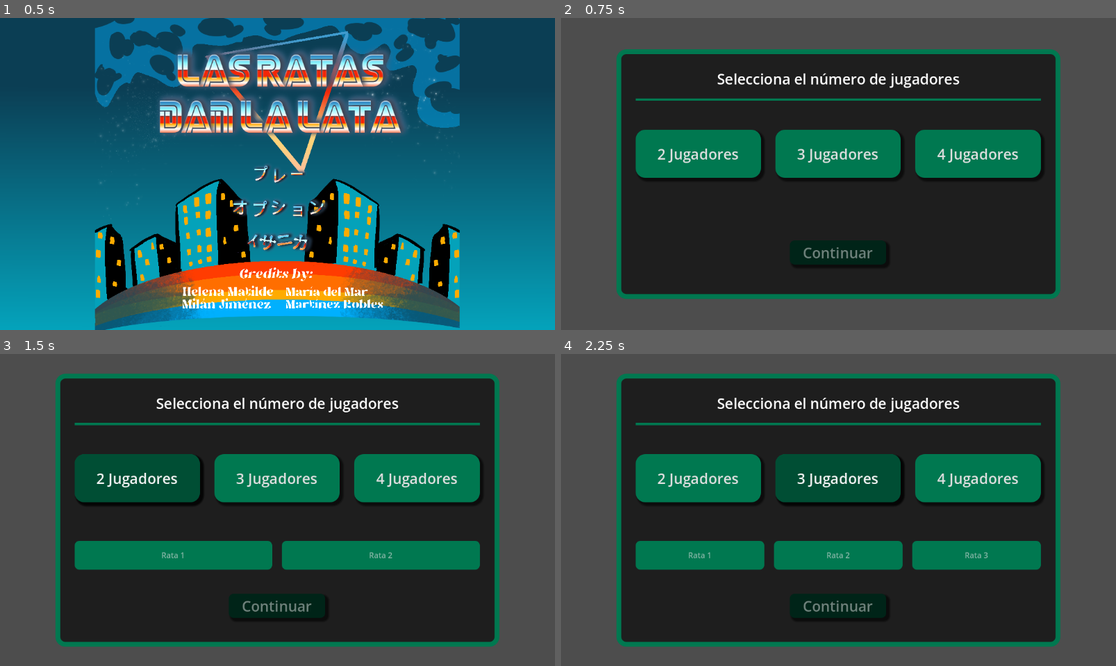
Above: before the commit, frames 1-4 (two rows, left to right).
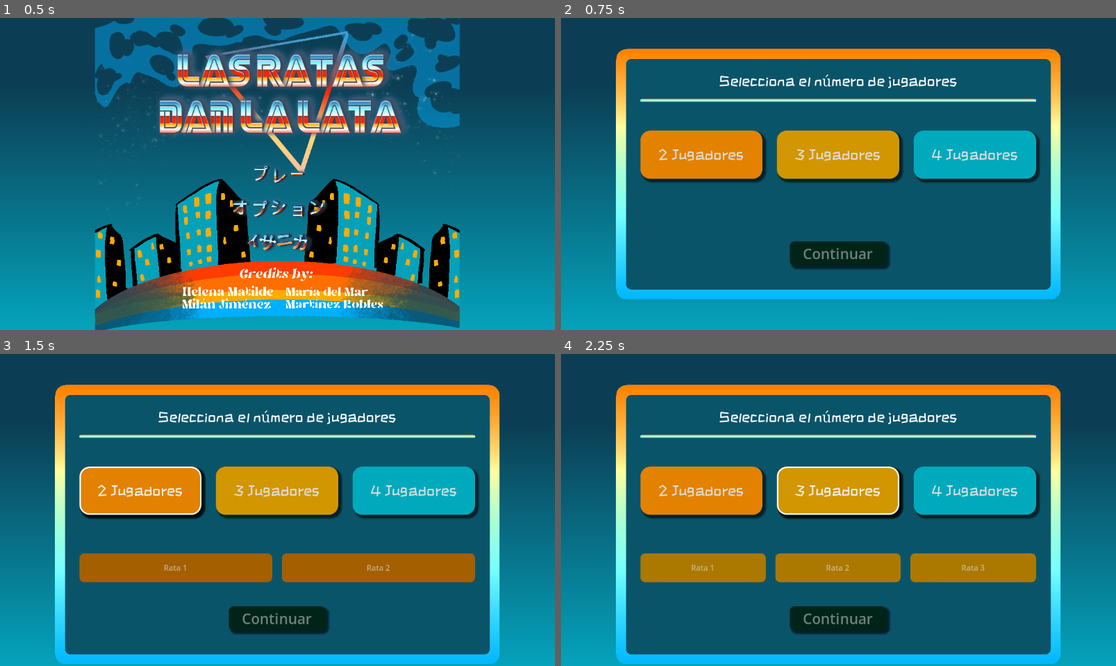
Above: after the commit, the same moments.

Repository: mamRobles/Las_ratas_dan_la_lata
Game: Godot game, scene res://Inicio/Scenes/MDI.tscn
Two runs of this game, one before a commit and one after it. Both use one fixed random seed, a clock stepped at 60 frames per second and the inputs below.
Inputs (mouse positions are in pixels of both pictures, inside the frame that each line leads up to):
- Up to frame 1 (0.5 s): no input
- Up to frame 2 (0.75 s): click (838, 174) at 0.5 s
- Up to frame 3 (1.5 s): click "2 Jugadores" at 1.25 s
- Up to frame 4 (2.25 s): click "3 Jugadores" at 2 s

Frame 1 is identical in both runs. In frame 2, 99% of the frame differs, in the area x 0-100%, y 0-100%; in frame 3, 99%; in frame 4, 99%.

Commit message:
Estética de scj y cambiado el problema del text input, ahora se pone lo que hayas escrito en el input y nada más, y solo te deja continuar si pones algo en todos

Diff:
--- /dev/null
+++ b/Inicio/SCJ2jugadoresFocus.tres
@@ -0,0 +1,15 @@
+[gd_resource type="StyleBoxFlat" format=3 uid="uid://dnshdqyfowjc1"]
+
+[resource]
+bg_color = Color(0.890196, 0.509804, 0, 1)
+border_width_left = 3
+border_width_top = 3
+border_width_right = 3
+border_width_bottom = 3
+border_color = Color(1, 1, 1, 1)
+corner_radius_top_left = 20
+corner_radius_top_right = 20
+corner_radius_bottom_right = 20
+corner_radius_bottom_left = 20
+shadow_size = 5
+shadow_offset = Vector2(5, 5)
--- /dev/null
+++ b/Inicio/SCJ2jugadoresHover.tres
@@ -0,0 +1,10 @@
+[gd_resource type="StyleBoxFlat" format=3 uid="uid://7hyp1rmifdgn"]
+
+[resource]
+bg_color = Color(0.643137, 0.372549, 0, 1)
+corner_radius_top_left = 20
+corner_radius_top_right = 20
+corner_radius_bottom_right = 20
+corner_radius_bottom_left = 20
+shadow_size = 5
+shadow_offset = Vector2(5, 5)
--- /dev/null
+++ b/Inicio/SCJ2jugadoresNormal.tres
@@ -0,0 +1,10 @@
+[gd_resource type="StyleBoxFlat" format=3 uid="uid://quefu42ydcfb"]
+
+[resource]
+bg_color = Color(0.889534, 0.510515, 1.92523e-06, 1)
+corner_radius_top_left = 20
+corner_radius_top_right = 20
+corner_radius_bottom_right = 20
+corner_radius_bottom_left = 20
+shadow_size = 5
+shadow_offset = Vector2(5, 5)
--- /dev/null
+++ b/Inicio/SCJ2jugadoresPressedtres.tres
@@ -0,0 +1,15 @@
+[gd_resource type="StyleBoxFlat" format=3 uid="uid://bicqyblk1cml8"]
+
+[resource]
+bg_color = Color(0.890196, 0.509804, 0, 1)
+border_width_left = 3
+border_width_top = 3
+border_width_right = 3
+border_width_bottom = 3
+border_color = Color(1, 1, 1, 1)
+corner_radius_top_left = 20
+corner_radius_top_right = 20
+corner_radius_bottom_right = 20
+corner_radius_bottom_left = 20
+shadow_size = 5
+shadow_offset = Vector2(5, 5)
--- /dev/null
+++ b/Inicio/SCJ3jugadoresFocus.tres
@@ -0,0 +1,15 @@
+[gd_resource type="StyleBoxFlat" format=3 uid="uid://88ajiona10oy"]
+
+[resource]
+bg_color = Color(0.82, 0.587667, 0, 1)
+border_width_left = 3
+border_width_top = 3
+border_width_right = 3
+border_width_bottom = 3
+border_color = Color(1, 1, 1, 1)
+corner_radius_top_left = 20
+corner_radius_top_right = 20
+corner_radius_bottom_right = 20
+corner_radius_bottom_left = 20
+shadow_size = 5
+shadow_offset = Vector2(5, 5)
--- /dev/null
+++ b/Inicio/SCJ3jugadoresHover.tres
@@ -0,0 +1,10 @@
+[gd_resource type="StyleBoxFlat" format=3 uid="uid://dbjcptanntae7"]
+
+[resource]
+bg_color = Color(0.669378, 0.472862, 3.85046e-07, 1)
+corner_radius_top_left = 20
+corner_radius_top_right = 20
+corner_radius_bottom_right = 20
+corner_radius_bottom_left = 20
+shadow_size = 5
+shadow_offset = Vector2(5, 5)
--- /dev/null
+++ b/Inicio/SCJ3jugadoresNormal.tres
@@ -0,0 +1,10 @@
+[gd_resource type="StyleBoxFlat" format=3 uid="uid://bcbdt631yhd7f"]
+
+[resource]
+bg_color = Color(0.819608, 0.588235, 0, 1)
+corner_radius_top_left = 20
+corner_radius_top_right = 20
+corner_radius_bottom_right = 20
+corner_radius_bottom_left = 20
+shadow_size = 5
+shadow_offset = Vector2(5, 5)
--- /dev/null
+++ b/Inicio/SCJ3jugadoresPressedtres.tres
@@ -0,0 +1,15 @@
+[gd_resource type="StyleBoxFlat" format=3 uid="uid://csn8lopkh5rrq"]
+
+[resource]
+bg_color = Color(0.819608, 0.588235, 0, 1)
+border_width_left = 3
+border_width_top = 3
+border_width_right = 3
+border_width_bottom = 3
+border_color = Color(1, 1, 1, 1)
+corner_radius_top_left = 20
+corner_radius_top_right = 20
+corner_radius_bottom_right = 20
+corner_radius_bottom_left = 20
+shadow_size = 5
+shadow_offset = Vector2(5, 5)
--- /dev/null
+++ b/Inicio/SCJ4jugadoresFocus.tres
@@ -0,0 +1,15 @@
+[gd_resource type="StyleBoxFlat" format=3 uid="uid://cfeo2sqajgsij"]
+
+[resource]
+bg_color = Color(0, 0.662745, 0.737255, 1)
+border_width_left = 3
+border_width_top = 3
+border_width_right = 3
+border_width_bottom = 3
+border_color = Color(1, 1, 1, 1)
+corner_radius_top_left = 20
+corner_radius_top_right = 20
+corner_radius_bottom_right = 20
+corner_radius_bottom_left = 20
+shadow_size = 5
+shadow_offset = Vector2(5, 5)
--- /dev/null
+++ b/Inicio/SCJ4jugadoresHover.tres
@@ -0,0 +1,10 @@
+[gd_resource type="StyleBoxFlat" format=3 uid="uid://cvbyvbtwaigie"]
+
+[resource]
+bg_color = Color(2.40654e-07, 0.466453, 0.522904, 1)
+corner_radius_top_left = 20
+corner_radius_top_right = 20
+corner_radius_bottom_right = 20
+corner_radius_bottom_left = 20
+shadow_size = 5
+shadow_offset = Vector2(5, 5)
--- /dev/null
+++ b/Inicio/SCJ4jugadoresNormal.tres
@@ -0,0 +1,10 @@
+[gd_resource type="StyleBoxFlat" format=3 uid="uid://bvi3fn7uoj0c6"]
+
+[resource]
+bg_color = Color(6.54578e-06, 0.664465, 0.738732, 1)
+corner_radius_top_left = 20
+corner_radius_top_right = 20
+corner_radius_bottom_right = 20
+corner_radius_bottom_left = 20
+shadow_size = 5
+shadow_offset = Vector2(5, 5)
--- /dev/null
+++ b/Inicio/SCJ4jugadoresPressedtres.tres
@@ -0,0 +1,15 @@
+[gd_resource type="StyleBoxFlat" format=3 uid="uid://cfnb7qc7hnjqe"]
+
+[resource]
+bg_color = Color(0, 0.662745, 0.737255, 1)
+border_width_left = 3
+border_width_top = 3
+border_width_right = 3
+border_width_bottom = 3
+border_color = Color(1, 1, 1, 1)
+corner_radius_top_left = 20
+corner_radius_top_right = 20
+corner_radius_bottom_right = 20
+corner_radius_bottom_left = 20
+shadow_size = 5
+shadow_offset = Vector2(5, 5)
--- a/Inicio/Scenes/SCJ.tscn
+++ b/Inicio/Scenes/SCJ.tscn
@@ -1,59 +1,52 @@
-[gd_scene load_steps=14 format=3 uid="uid://x2fs7253ifji"]
+[gd_scene load_steps=25 format=3 uid="uid://x2fs7253ifji"]
 
 [ext_resource type="Script" uid="uid://sydi7ft0g0k3" path="res://Inicio/Scripts/scj.gd" id="1_4hqg2"]
-
-[sub_resource type="StyleBoxFlat" id="StyleBoxFlat_kpcbp"]
-bg_color = Color(0.117647, 0.117647, 0.117647, 1)
+[ext_resource type="Shader" uid="uid://couu76j0ckis6" path="res://Inicio/intro.gdshader" id="2_eb7bp"]
+[ext_resource type="Texture2D" uid="uid://b0xt5r55yac1u" path="res://Sistema/Sprites/fondoUI.png" id="3_gd3tg"]
+[ext_resource type="FontFile" uid="uid://briqh76e868qq" path="res://Sistema/ZCOOLKuaiLe-Regular.ttf" id="3_ylbko"]
+[ext_resource type="StyleBox" uid="uid://dnshdqyfowjc1" path="res://Inicio/SCJ2jugadoresFocus.tres" id="4_ttvks"]
+[ext_resource type="StyleBox" uid="uid://7hyp1rmifdgn" path="res://Inicio/SCJ2jugadoresHover.tres" id="5_aokl4"]
+[ext_resource type="StyleBox" uid="uid://bicqyblk1cml8" path="res://Inicio/SCJ2jugadoresPressedtres.tres" id="6_krrxp"]
+[ext_resource type="StyleBox" uid="uid://quefu42ydcfb" path="res://Inicio/SCJ2jugadoresNormal.tres" id="7_7dels"]
+[ext_resource type="StyleBox" uid="uid://88ajiona10oy" path="res://Inicio/SCJ3jugadoresFocus.tres" id="8_btt0p"]
+[ext_resource type="StyleBox" uid="uid://dbjcptanntae7" path="res://Inicio/SCJ3jugadoresHover.tres" id="9_ffef2"]
+[ext_resource type="StyleBox" uid="uid://csn8lopkh5rrq" path="res://Inicio/SCJ3jugadoresPressedtres.tres" id="10_oglkk"]
+[ext_resource type="StyleBox" uid="uid://bcbdt631yhd7f" path="res://Inicio/SCJ3jugadoresNormal.tres" id="11_8f83i"]
+[ext_resource type="StyleBox" uid="uid://cfeo2sqajgsij" path="res://Inicio/SCJ4jugadoresFocus.tres" id="12_btt0p"]
+[ext_resource type="StyleBox" uid="uid://cvbyvbtwaigie" path="res://Inicio/SCJ4jugadoresHover.tres" id="13_ffef2"]
+[ext_resource type="StyleBox" uid="uid://cfnb7qc7hnjqe" path="res://Inicio/SCJ4jugadoresPressedtres.tres" id="14_oglkk"]
+[ext_resource type="StyleBox" uid="uid://bvi3fn7uoj0c6" path="res://Inicio/SCJ4jugadoresNormal.tres" id="15_8f83i"]
+
+[sub_resource type="ShaderMaterial" id="ShaderMaterial_ylbko"]
+shader = ExtResource("2_eb7bp")
+shader_parameter/effect_filling = 1.0
+shader_parameter/angle = 90.0
+shader_parameter/keep_saturation = 0.0
+shader_parameter/keep_luminance = 1.0
+shader_parameter/color_start = Color(1, 0.501961, 0, 1)
+shader_parameter/start_pos = 0.0
+shader_parameter/color_mid = Color(0.556863, 0.862745, 0.72549, 1)
+shader_parameter/mid_pos = 0.5
+shader_parameter/color_end = Color(0, 0.713726, 0.996078, 1)
+shader_parameter/end_pos = 1.0
+shader_parameter/midpos_enabled = true
+shader_parameter/range_start = 0.0
+shader_parameter/range_end = 1.0
+shader_parameter/range_softedge = 0.0
+
+[sub_resource type="StyleBoxFlat" id="StyleBoxFlat_ah3u2"]
+bg_color = Color(0.0392157, 0.329412, 0.415686, 1)
 border_width_left = 10
 border_width_top = 10
 border_width_right = 10
 border_width_bottom = 10
-border_color = Color(0, 0.470588, 0.313726, 1)
+border_color = Color(0.8, 0.8, 0.8, 0)
 corner_radius_top_left = 20
 corner_radius_top_right = 20
 corner_radius_bottom_right = 20
 corner_radius_bottom_left = 20
 
-[sub_resource type="StyleBoxFlat" id="StyleBoxFlat_4hqg2"]
-bg_color = Color(0, 0.470588, 0.313726, 1)
-
 [sub_resource type="StyleBoxTexture" id="StyleBoxTexture_kpcbp"]
-
-[sub_resource type="StyleBoxFlat" id="StyleBoxFlat_jxbc5"]
-bg_color = Color(0, 0.305882, 0.203922, 1)
-corner_radius_top_left = 20
-corner_radius_top_right = 20
-corner_radius_bottom_right = 20
-corner_radius_bottom_left = 20
-shadow_size = 5
-shadow_offset = Vector2(5, 5)
-
-[sub_resource type="StyleBoxFlat" id="StyleBoxFlat_htjvk"]
-bg_color = Color(0, 0.388235, 0.258824, 1)
-corner_radius_top_left = 20
-corner_radius_top_right = 20
-corner_radius_bottom_right = 20
-corner_radius_bottom_left = 20
-shadow_size = 5
-shadow_offset = Vector2(5, 5)
-
-[sub_resource type="StyleBoxFlat" id="StyleBoxFlat_f0qe2"]
-bg_color = Color(0, 0.223529, 0.14902, 1)
-corner_radius_top_left = 20
-corner_radius_top_right = 20
-corner_radius_bottom_right = 20
-corner_radius_bottom_left = 20
-shadow_size = 5
-shadow_offset = Vector2(5, 5)
-
-[sub_resource type="StyleBoxFlat" id="StyleBoxFlat_wbdyd"]
-bg_color = Color(0, 0.470588, 0.313726, 1)
-corner_radius_top_left = 20
-corner_radius_top_right = 20
-corner_radius_bottom_right = 20
-corner_radius_bottom_left = 20
-shadow_size = 5
-shadow_offset = Vector2(5, 5)
 
 [sub_resource type="StyleBoxFlat" id="StyleBoxFlat_ajlxt"]
 bg_color = Color(0, 0.305882, 0.203922, 1)
@@ -109,96 +102,103 @@
 grow_vertical = 2
 script = ExtResource("1_4hqg2")
 
-[node name="PanelContainer" type="PanelContainer" parent="."]
+[node name="PanelContainer2" type="PanelContainer" parent="."]
+material = SubResource("ShaderMaterial_ylbko")
 layout_mode = 1
 anchors_preset = -1
 anchor_left = 0.1
 anchor_top = 0.1
 anchor_right = 0.9
 anchor_bottom = 0.9
-grow_horizontal = 2
-grow_vertical = 2
-theme_override_styles/panel = SubResource("StyleBoxFlat_kpcbp")
-
-[node name="MarginContainer" type="MarginContainer" parent="PanelContainer"]
+theme_override_styles/panel = SubResource("StyleBoxFlat_ah3u2")
+
+[node name="PanelContainer" type="PanelContainer" parent="PanelContainer2"]
+layout_mode = 2
+theme_override_styles/panel = SubResource("StyleBoxFlat_ah3u2")
+
+[node name="MarginContainer" type="MarginContainer" parent="PanelContainer2/PanelContainer"]
 layout_mode = 2
 theme_override_constants/margin_left = 30
 theme_override_constants/margin_top = 30
 theme_override_constants/margin_right = 30
 theme_override_constants/margin_bottom = 50
 
-[node name="VBoxContainer" type="VBoxContainer" parent="PanelContainer/MarginContainer"]
+[node name="VBoxContainer" type="VBoxContainer" parent="PanelContainer2/PanelContainer/MarginContainer"]
 layout_mode = 2
 theme_override_constants/separation = 20
 
-[node name="Label" type="Label" parent="PanelContainer/MarginContainer/VBoxContainer"]
+[node name="Label" type="Label" parent="PanelContainer2/PanelContainer/MarginContainer/VBoxContainer"]
 layout_mode = 2
 size_flags_horizontal = 4
+theme_override_fonts/font = ExtResource("3_ylbko")
 theme_override_font_sizes/font_size = 30
 text = "Selecciona el número de jugadores"
 
-[node name="Panel" type="Panel" parent="PanelContainer/MarginContainer/VBoxContainer"]
+[node name="Panel" type="Panel" parent="PanelContainer2/PanelContainer/MarginContainer/VBoxContainer"]
+material = SubResource("ShaderMaterial_ylbko")
 custom_minimum_size = Vector2(0, 5)
 layout_mode = 2
-theme_override_styles/panel = SubResource("StyleBoxFlat_4hqg2")
-
-[node name="HSeparator" type="HSeparator" parent="PanelContainer/MarginContainer/VBoxContainer"]
+
+[node name="HSeparator" type="HSeparator" parent="PanelContainer2/PanelContainer/MarginContainer/VBoxContainer"]
 layout_mode = 2
 theme_override_constants/separation = 20
 theme_override_styles/separator = SubResource("StyleBoxTexture_kpcbp")
 
-[node name="HBoxContainer" type="HBoxContainer" parent="PanelContainer/MarginContainer/VBoxContainer"]
+[node name="HBoxContainer" type="HBoxContainer" parent="PanelContainer2/PanelContainer/MarginContainer/VBoxContainer"]
 layout_mode = 2
 theme_override_constants/separation = 30
 
-[node name="Button" type="Button" parent="PanelContainer/MarginContainer/VBoxContainer/HBoxContainer"]
+[node name="Button" type="Button" parent="PanelContainer2/PanelContainer/MarginContainer/VBoxContainer/HBoxContainer"]
 custom_minimum_size = Vector2(200, 100)
 layout_mode = 2
 size_flags_horizontal = 3
-theme_override_font_sizes/font_size = 30
-theme_override_styles/focus = SubResource("StyleBoxFlat_jxbc5")
-theme_override_styles/hover = SubResource("StyleBoxFlat_htjvk")
-theme_override_styles/pressed = SubResource("StyleBoxFlat_f0qe2")
-theme_override_styles/normal = SubResource("StyleBoxFlat_wbdyd")
+theme_override_fonts/font = ExtResource("3_ylbko")
+theme_override_font_sizes/font_size = 30
+theme_override_styles/focus = ExtResource("4_ttvks")
+theme_override_styles/hover = ExtResource("5_aokl4")
+theme_override_styles/pressed = ExtResource("6_krrxp")
+theme_override_styles/normal = ExtResource("7_7dels")
 text = "2 Jugadores"
 
-[node name="Button2" type="Button" parent="PanelContainer/MarginContainer/VBoxContainer/HBoxContainer"]
+[node name="Button2" type="Button" parent="PanelContainer2/PanelContainer/MarginContainer/VBoxContainer/HBoxContainer"]
 custom_minimum_size = Vector2(200, 100)
 layout_mode = 2
 size_flags_horizontal = 3
-theme_override_font_sizes/font_size = 30
-theme_override_styles/focus = SubResource("StyleBoxFlat_jxbc5")
-theme_override_styles/hover = SubResource("StyleBoxFlat_htjvk")
-theme_override_styles/pressed = SubResource("StyleBoxFlat_f0qe2")
-theme_override_styles/normal = SubResource("StyleBoxFlat_wbdyd")
+theme_override_fonts/font = ExtResource("3_ylbko")
+theme_override_font_sizes/font_size = 30
+theme_override_styles/focus = ExtResource("8_btt0p")
+theme_override_styles/hover = ExtResource("9_ffef2")
+theme_override_styles/pressed = ExtResource("10_oglkk")
+theme_override_styles/normal = ExtResource("11_8f83i")
 text = "3 Jugadores"
 
-[node name="Button3" type="Button" parent="PanelContainer/MarginContainer/VBoxContainer/HBoxContainer"]
+[node name="Button3" type="Button" parent="PanelContainer2/PanelContainer/MarginContainer/VBoxContainer/HBoxContainer"]
 custom_minimum_size = Vector2(200, 100)
 layout_mode = 2
 size_flags_horizontal = 3
-theme_override_font_sizes/font_size = 30
-theme_override_styles/focus = SubResource("StyleBoxFlat_jxbc5")
-theme_override_styles/hover = SubResource("StyleBoxFlat_htjvk")
-theme_override_styles/pressed = SubResource("StyleBoxFlat_f0qe2")
-theme_override_styles/normal = SubResource("StyleBoxFlat_wbdyd")
+theme_override_fonts/font = ExtResource("3_ylbko")
+theme_override_font_sizes/font_size = 30
+theme_override_styles/focus = ExtResource("12_btt0p")
+theme_override_styles/hover = ExtResource("13_ffef2")
+theme_override_styles/pressed = ExtResource("14_oglkk")
+theme_override_styles/normal = ExtResource("15_8f83i")
 text = "4 Jugadores"
 
-[node name="HSeparator2" type="HSeparator" parent="PanelContainer/MarginContainer/VBoxContainer"]
+[node name="HSeparator2" type="HSeparator" parent="PanelContainer2/PanelContainer/MarginContainer/VBoxContainer"]
 layout_mode = 2
 theme_override_constants/separation = 40
 theme_override_styles/separator = SubResource("StyleBoxTexture_kpcbp")
 
-[node name="HBoxContainer2" type="HBoxContainer" parent="PanelContainer/MarginContainer/VBoxContainer"]
+[node name="HBoxContainer2" type="HBoxContainer" parent="PanelContainer2/PanelContainer/MarginContainer/VBoxContainer"]
 layout_mode = 2
 theme_override_constants/separation = 20
 
-[node name="HSeparator3" type="HSeparator" parent="PanelContainer/MarginContainer/VBoxContainer"]
+[node name="HSeparator3" type="HSeparator" parent="PanelContainer2/PanelContainer/MarginContainer/VBoxContainer"]
 layout_mode = 2
 theme_override_constants/separation = 10
 theme_override_styles/separator = SubResource("StyleBoxTexture_kpcbp")
 
-[node name="Button" type="Button" parent="PanelContainer/MarginContainer/VBoxContainer"]
+[node name="Button" type="Button" parent="PanelContainer2/PanelContainer/MarginContainer/VBoxContainer"]
 custom_minimum_size = Vector2(200, 50)
 layout_mode = 2
 size_flags_horizontal = 4
@@ -211,7 +211,22 @@
 disabled = true
 text = "Continuar"
 
-[connection signal="pressed" from="PanelContainer/MarginContainer/VBoxContainer/HBoxContainer/Button" to="." method="_on_2PJ_pressed"]
-[connection signal="pressed" from="PanelContainer/MarginContainer/VBoxContainer/HBoxContainer/Button2" to="." method="_on_3PJ_pressed"]
-[connection signal="pressed" from="PanelContainer/MarginContainer/VBoxContainer/HBoxContainer/Button3" to="." method="_on_4PJ_pressed"]
-[connection signal="pressed" from="PanelContainer/MarginContainer/VBoxContainer/Button" to="." method="_on_continuar_pressed"]
+[node name="TextureRect" type="TextureRect" parent="."]
+show_behind_parent = true
+light_mask = 2
+visibility_layer = 2
+z_index = -18
+layout_mode = 1
+anchors_preset = 15
+anchor_right = 1.0
+anchor_bottom = 1.0
+grow_horizontal = 2
+grow_vertical = 2
+mouse_filter = 2
+texture = ExtResource("3_gd3tg")
+expand_mode = 3
+
+[connection signal="pressed" from="PanelContainer2/PanelContainer/MarginContainer/VBoxContainer/HBoxContainer/Button" to="." method="_on_2PJ_pressed"]
+[connection signal="pressed" from="PanelContainer2/PanelContainer/MarginContainer/VBoxContainer/HBoxContainer/Button2" to="." method="_on_3PJ_pressed"]
+[connection signal="pressed" from="PanelContainer2/PanelContainer/MarginContainer/VBoxContainer/HBoxContainer/Button3" to="." method="_on_4PJ_pressed"]
+[connection signal="pressed" from="PanelContainer2/PanelContainer/MarginContainer/VBoxContainer/Button" to="." method="_on_continuar_pressed"]
--- a/Inicio/Scripts/Inicio.gd
+++ b/Inicio/Scripts/Inicio.gd
@@ -2,6 +2,8 @@
 var acc = false
 var num_jugadores:int = 0
 var nombres_jugadores = []
+var nombresPuestos= 0
+var setNombres_jugadores=[false, false, false,false]
 var config = ConfigFile.new()
 const SETTINGS_FILE_PATH="user://settings.ini"
 var minijuegos = ["res://MINI1/Scenes/escenario-MINI1.tscn","res://MINI2/Scenes/MINI2.tscn","res://MINI3/Scenes/escenario-MINI3.tscn"]
--- a/Inicio/Scripts/scj.gd
+++ b/Inicio/Scripts/scj.gd
@@ -16,10 +16,10 @@
 
 func setNombresJugadores() -> void:
 	#Contenedor con los nodos LineEdit
-	var contenedor = get_node("PanelContainer/MarginContainer/VBoxContainer/HBoxContainer2")
+	var contenedor = get_node("PanelContainer2/PanelContainer/MarginContainer/VBoxContainer/HBoxContainer2")
 
 	#Limpiar la lista de nombres y el contenedor
-	get_node("PanelContainer/MarginContainer/VBoxContainer/Button").disabled = true
+	get_node("PanelContainer2/PanelContainer/MarginContainer/VBoxContainer/Button").disabled = true
 	INICIO.nombres_jugadores.clear()
 	if contenedor.get_child_count() > 0:
 		for child in contenedor.get_children():
@@ -27,7 +27,12 @@
 
 	#Atributo style de los objetos LineEdit
 	var style = StyleBoxFlat.new()
-	style.bg_color = Color8(0, 120, 80)  #Color de la caja
+	if INICIO.num_jugadores==4:
+		style.bg_color = Color8(0, 119, 133)  #Color de la caja
+	elif INICIO.num_jugadores==3:
+		style.bg_color = Color8(171, 121, 0)  #Color de la caja
+	elif INICIO.num_jugadores==2:
+		style.bg_color = Color8(164, 95, 0)
 	style.corner_radius_top_left = 10    #Redondear bordes
 	style.corner_radius_top_right = 10
 	style.corner_radius_bottom_left = 10
@@ -55,17 +60,21 @@
 		input_field.size_flags_horizontal = Control.SIZE_EXPAND_FILL
 
 		#Llama a la función _name_entered() cuando se introduce un nombre
-		input_field.text_submitted.connect(_name_entered)
+		input_field.text_changed.connect(_name_entered.bind(i))
 
 
-func _name_entered(nombre: String) -> void:
+func _name_entered(nombre: String, indice: int) -> void:
 	if nombre.length() > MAX_LONGITUD_NOMBRES:
 		nombre = nombre.substr(0, MAX_LONGITUD_NOMBRES-3) + "..."
-
-	INICIO.nombres_jugadores.append(nombre)
-
-	if len(INICIO.nombres_jugadores) == INICIO.num_jugadores:
-		get_node("PanelContainer/MarginContainer/VBoxContainer/Button").disabled = false
+	if INICIO.nombres_jugadores.is_empty():
+		for i in INICIO.num_jugadores:
+			INICIO.nombres_jugadores.append("")
+	INICIO.nombres_jugadores.set(indice, nombre)
+	if !INICIO.setNombres_jugadores[indice]:
+		INICIO.setNombres_jugadores[indice] =true
+		INICIO.nombresPuestos+=1
+	if INICIO.nombresPuestos == INICIO.num_jugadores:
+		get_node("PanelContainer2/PanelContainer/MarginContainer/VBoxContainer/Button").disabled = false
 
 
 func _on_continuar_pressed() -> void:
Not shown: 1 places in Inicio/Scenes/MDI.tscn that only renumber resources
